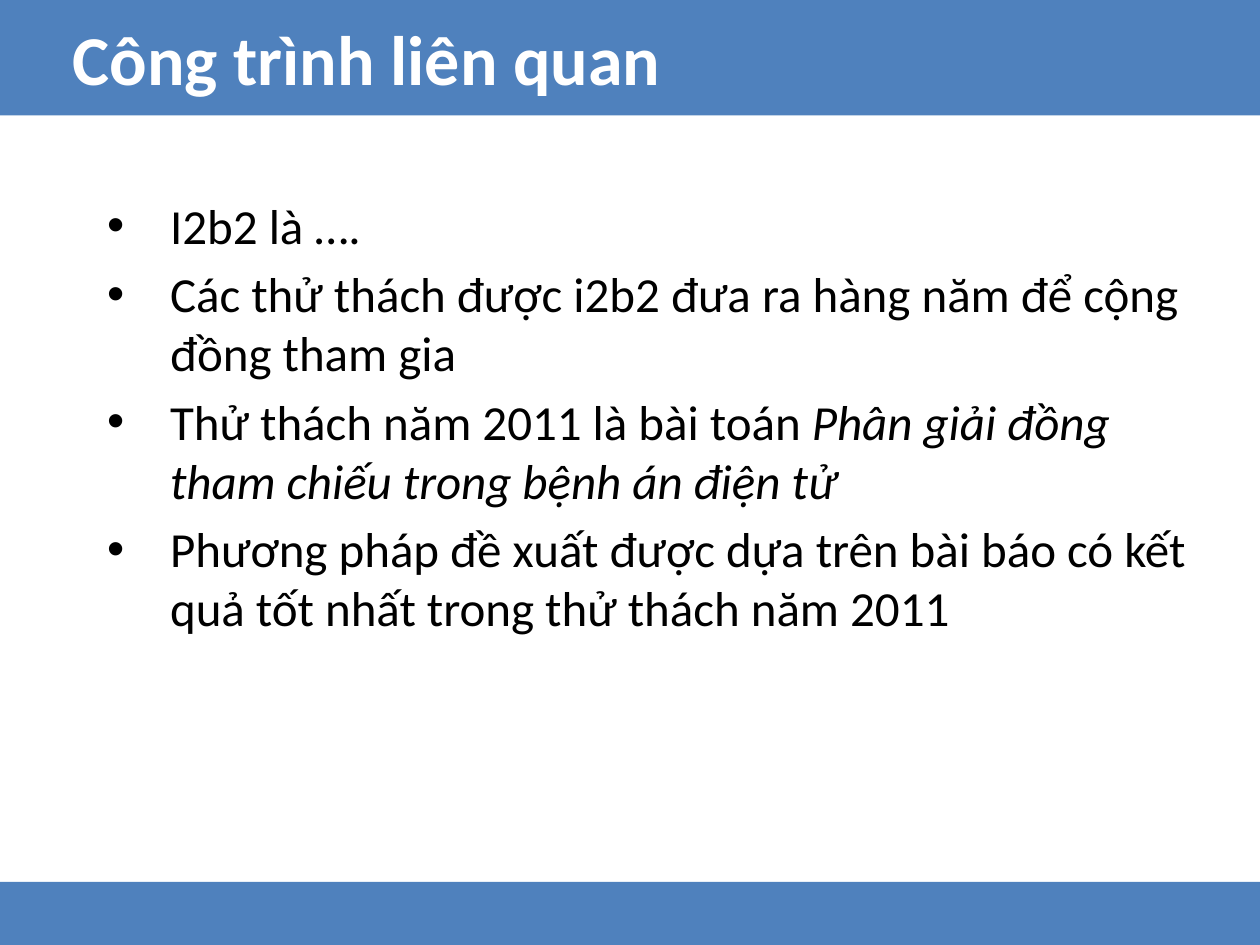
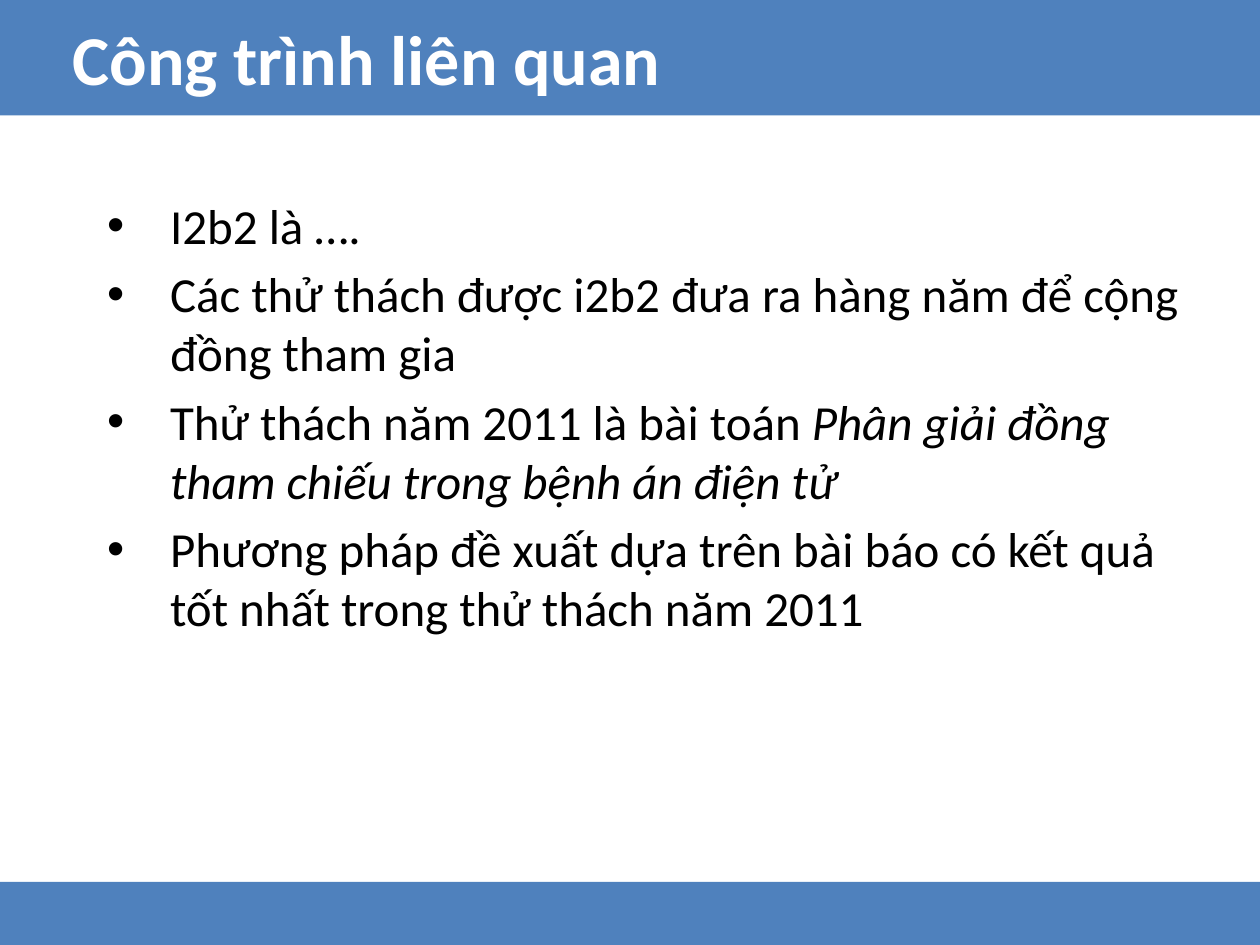
Before and after one commit to hungnd1475/graduate-thesis-hcmut-2015, a slide deck: slide 7 of reports/tttn/thay_tru.pptx. Drawn at 1260x945 pixels with LibreOffice and Linux fonts; fonts in the diff are those of the drawing. Boxes give left, top, right and bottom in pixels: in the first picture for what was removed or moved away, otherwise in the second. Text is boxed around its words. In the diff, an @@ line names an element or a change of style, - is before the commit and + after.

```diff
--- a/reports/tttn/thay_tru.pptx
+++ b/reports/tttn/thay_tru.pptx
@@ text at (170,530,1155,635): text changed @@
-• Phương pháp đề xuất được dựa trên bài báo có kết quả tốt nhất trong thử thách năm 2011
+• Phương pháp đề xuất dựa trên bài báo có kết quả tốt nhất trong thử thách năm 2011
```
Also in this commit, not shown: 7 other slides changed, 1 slide removed, 1 other file.
